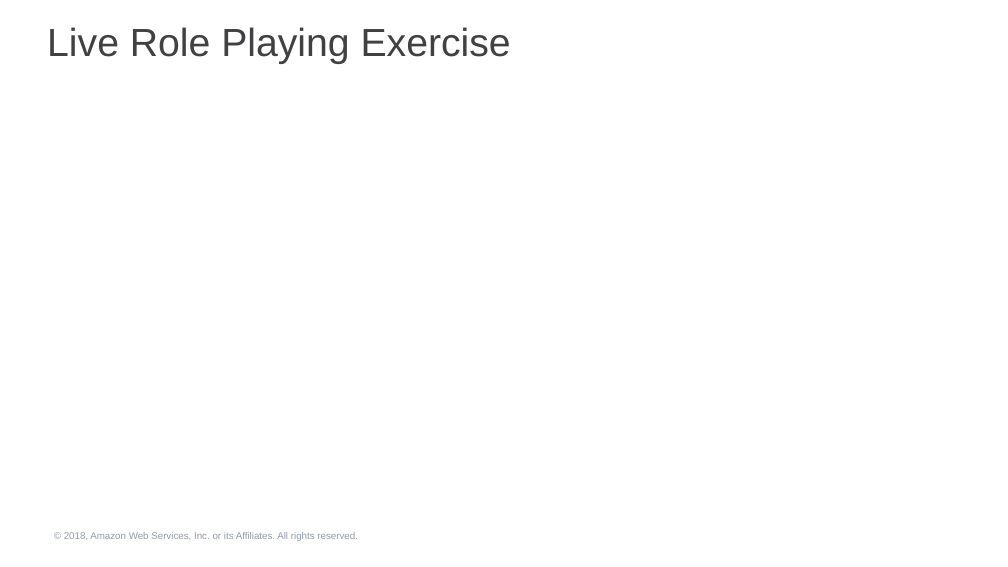
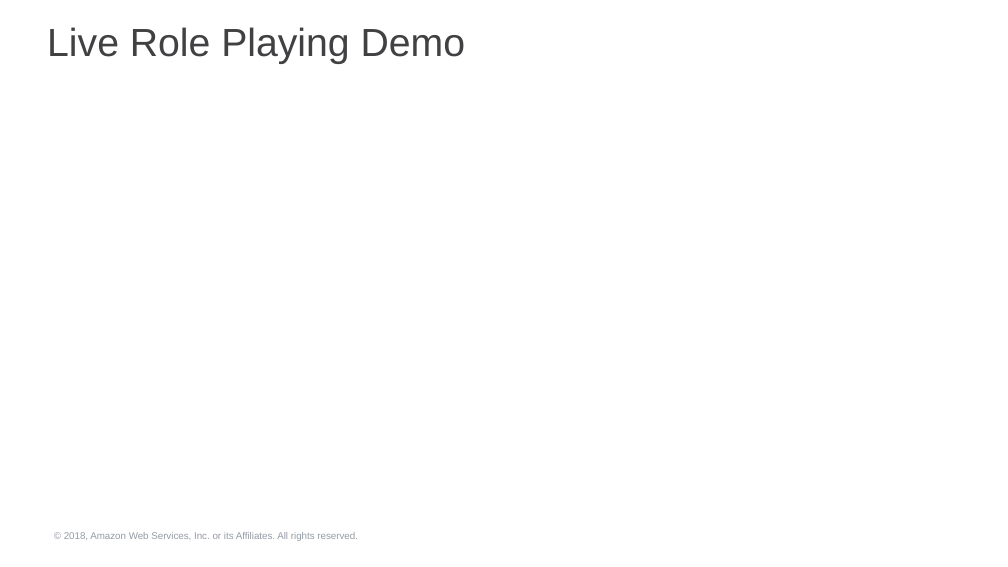
Before and after one commit to robnolen/aws-security-workshops, a slide deck: slide 14 of threat-detection-wksp/presentations/threat-detection-wksp-module2-presentation.pptx (slide 15 before the commit). Drawn at 1008x567 pixels with LibreOffice and Linux fonts; fonts in the diff are those of the drawing; background and template pictures are left out. Boxes give left, top, right and bottom in pixels: in the first picture for what was removed or moved away, otherwise in the second. Text is boxed around its words. In the diff, an @@ line names an element or a change of style, - is before the commit and + after.

```diff
--- a/threat-detection-wksp/presentations/threat-detection-wksp-module2-presentation.pptx
+++ b/threat-detection-wksp/presentations/threat-detection-wksp-module2-presentation.pptx
@@ title at (x1=47, y1=27, x2=465, y2=64): text changed @@
-Live Role Playing Exercise
+Live Role Playing Demo
```
Also in this commit, not shown: 12 other slides changed, 1 slide removed, 2 other files.
